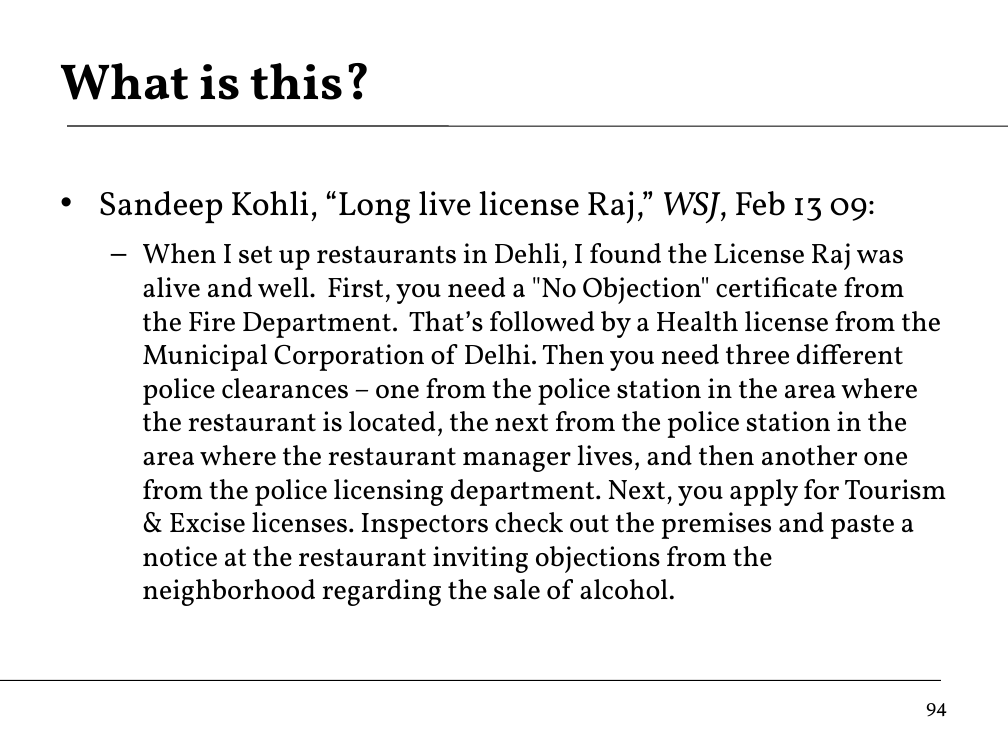
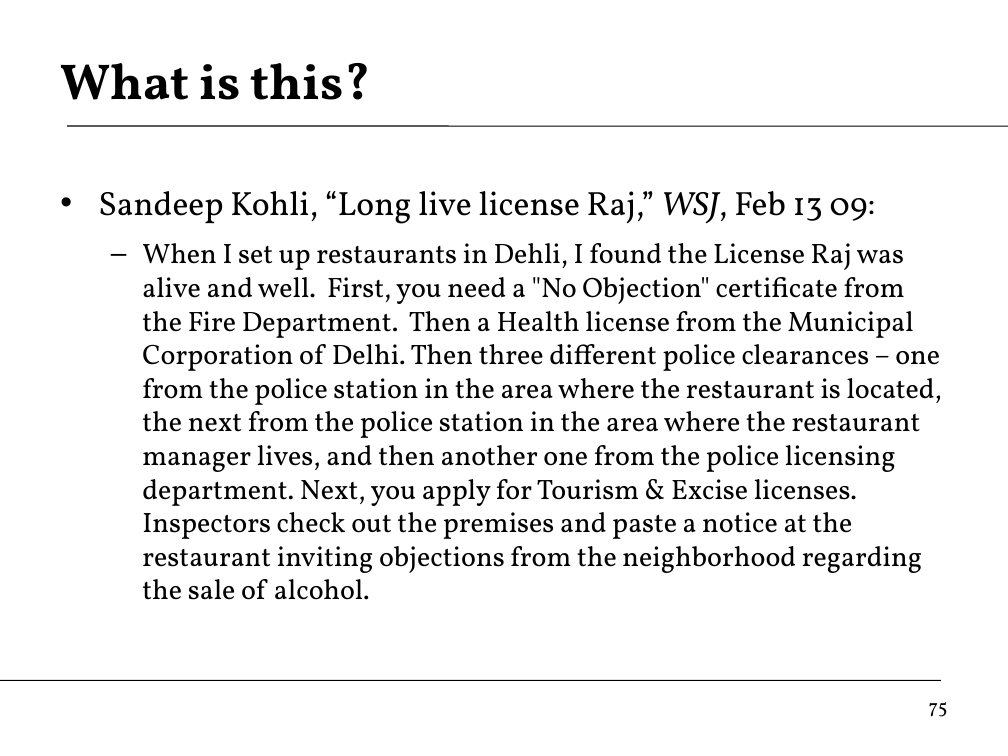
Before and after one commit to DaveBackus/Global_Economy, a slide deck: slide 75 of Slides/slides_growth2_f14.pptx (slide 94 before the commit). Drawn at 1008x756 pixels with LibreOffice and Linux fonts; fonts in the diff are those of the drawing. Boxes give left, top, right and bottom in pixels: in the first picture for what was removed or moved away, otherwise in the second. Text is boxed around its words. In the diff, an @@ line names an element or a change of style, - is before the commit and + after.

```diff
--- a/Slides/slides_growth2_f14.pptx
+++ b/Slides/slides_growth2_f14.pptx
@@ text at (142, 243, 942, 600): text changed @@
-  – When I set up restaurants in Dehli, I found the License Raj was alive and well. First, you need a "No Objection" certificate from the Fire Department. That’s followed by a Health license from the Municipal Corporation of Delhi. Then you need three different police clearances – one from the police station in the area where the restaurant is located, the next from the police station in the area where the restaurant manager lives, and then another one from the police licensing department. Next, you apply for Tourism & Excise licenses. Inspectors check out the premises and paste a notice at the restaurant inviting objections from the neighborhood regarding the sale of alcohol.
+  – When I set up restaurants in Dehli, I found the License Raj was alive and well. First, you need a "No Objection" certificate from the Fire Department. Then a Health license from the Municipal Corporation of Delhi. Then three different police clearances – one from the police station in the area where the restaurant is located, the next from the police station in the area where the restaurant manager lives, and then another one from the police licensing department. Next, you apply for Tourism & Excise licenses. Inspectors check out the premises and paste a notice at the restaurant inviting objections from the neighborhood regarding the sale of alcohol.
@@ page number at (929, 702, 948, 717): text changed @@
-94
+75
```
Also in this commit, not shown: 28 other slides changed, 10 slides added, 13 slides removed, 11 other files.
